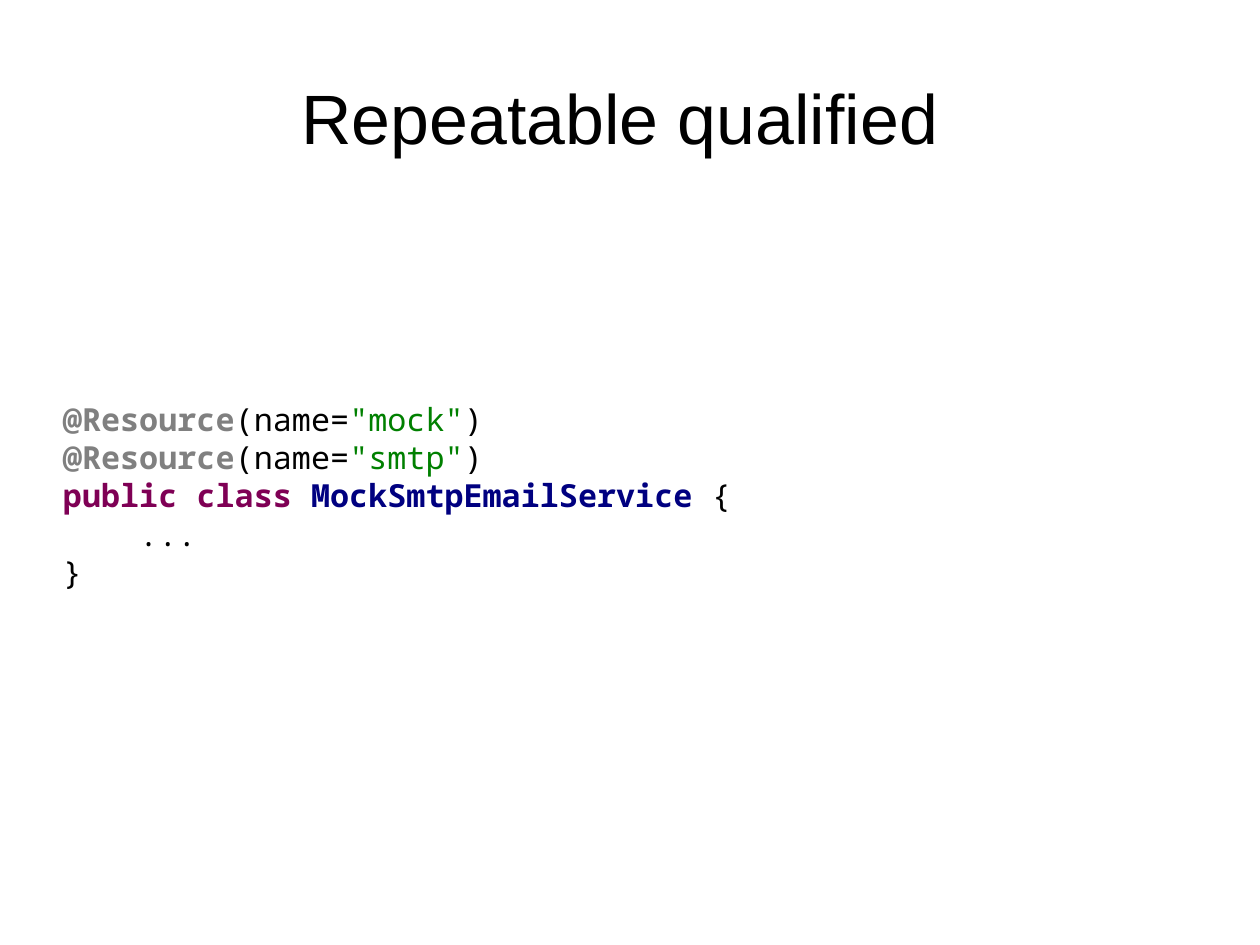
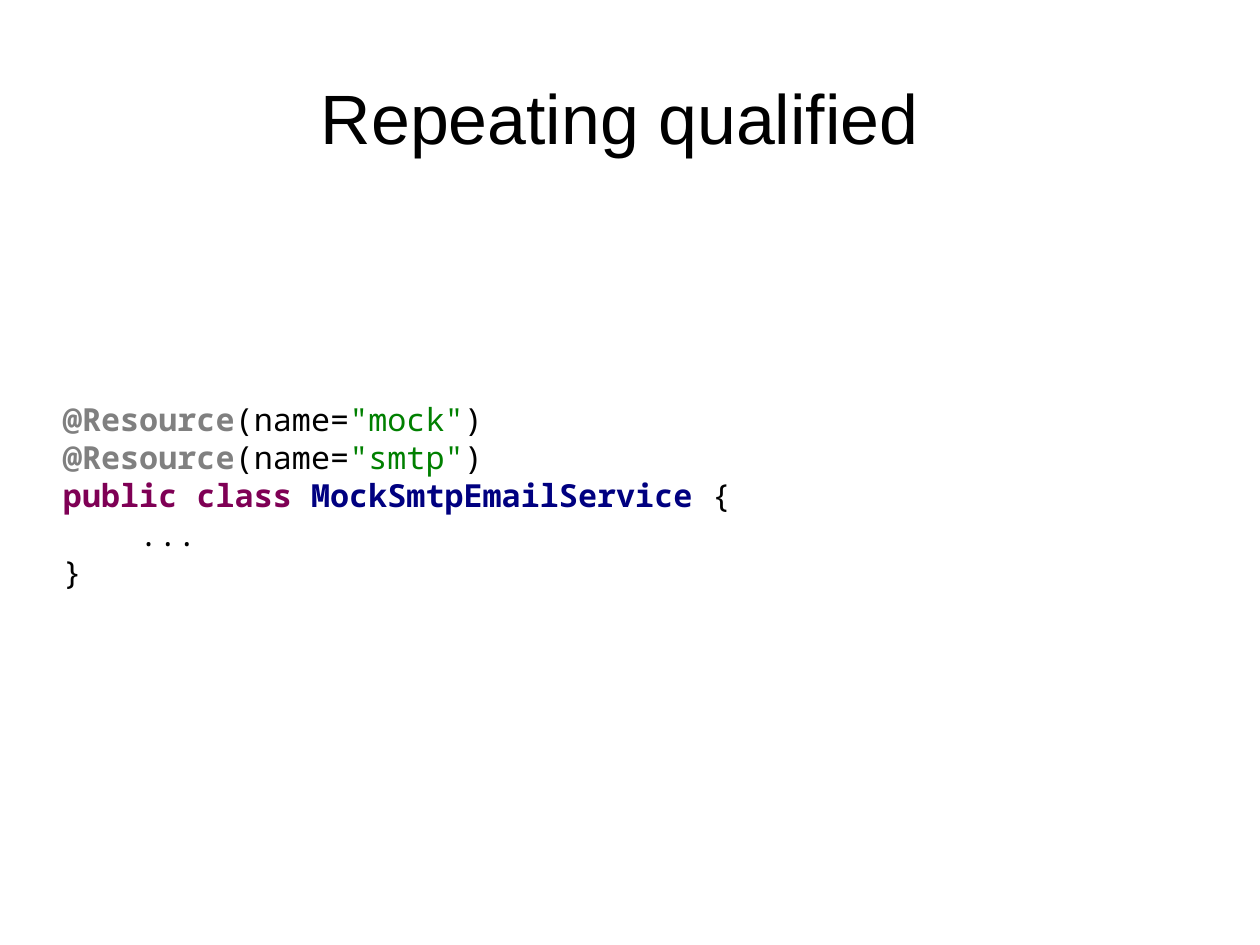
Before and after one commit to FrigoCoder/CDI, a slide deck: slide 43 of CDI.odp (slide 42 before the commit). Drawn at 1260x945 pixels with LibreOffice and Linux fonts; fonts in the diff are those of the drawing. Boxes give left, top, right and bottom in pixels: in the first picture for what was removed or moved away, otherwise in the second. Text is boxed around its words. In the diff, an @@ line names an element or a change of style, - is before the commit and + after.

```diff
--- a/CDI.odp
+++ b/CDI.odp
@@ title at [321, 93, 919, 157]: text changed @@
-Repeatable qualified
+Repeating qualified
```
Also in this commit, not shown: 2 other slides changed, 1 slide added.
